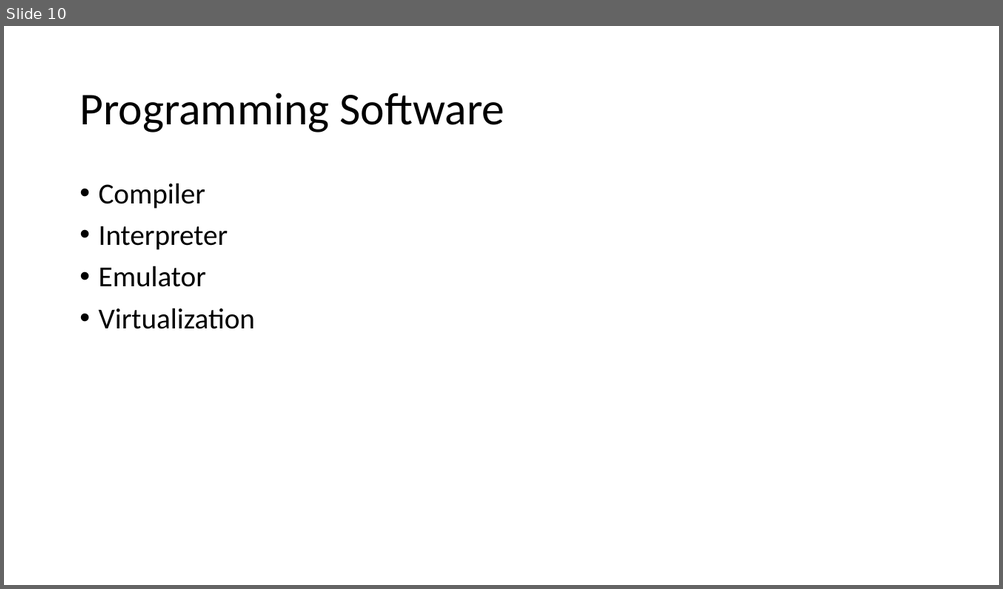
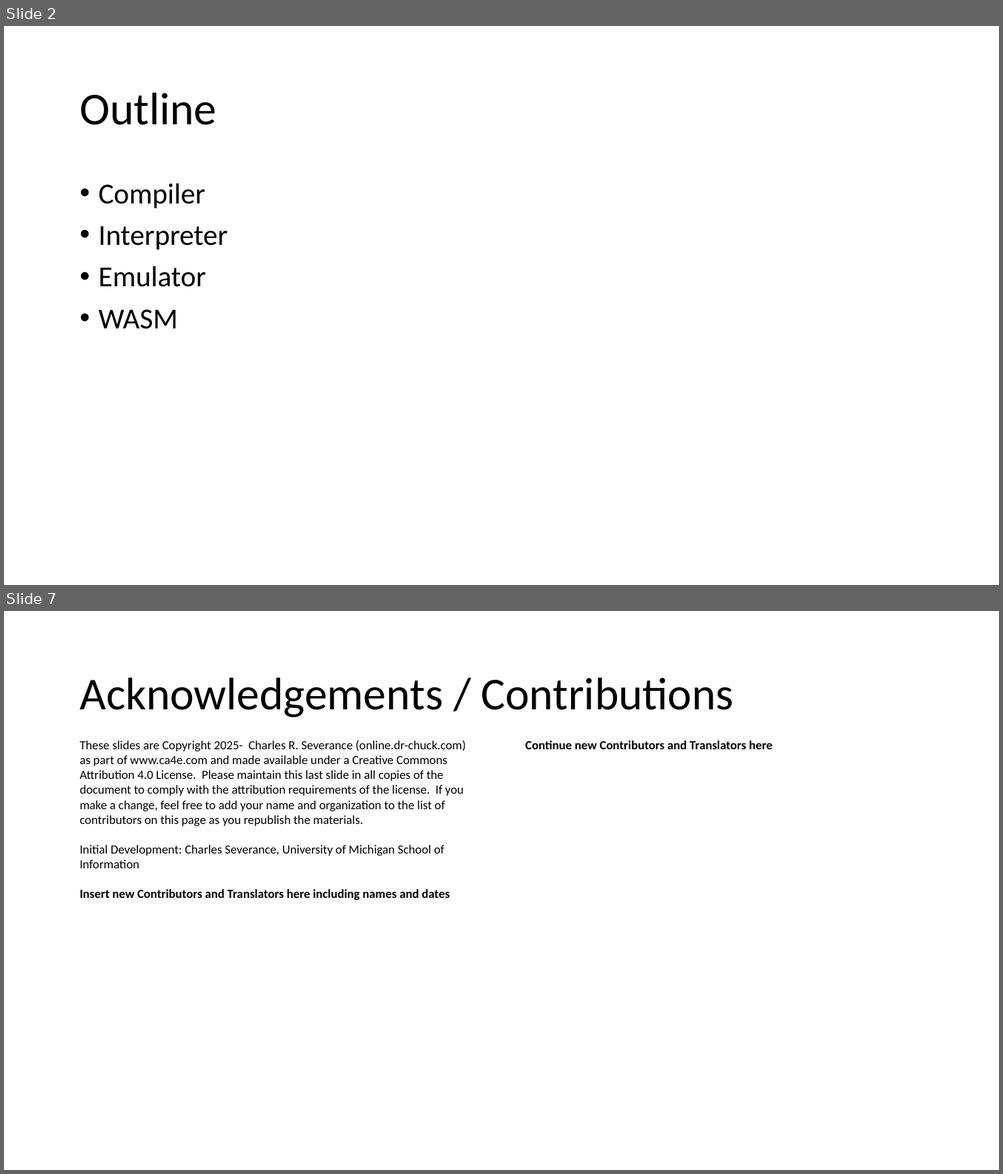
Before and after one commit to csev/ca4e, a slide deck: lectures/05-Software.pptx. Shown one above the other, each under a label of ours: slide 10 before the commit, slides 2 and 7 after it; the slides between them are not shown. The pictures are 1003x589 and 1003x1174 pixels, drawn with LibreOffice and Linux fonts; fonts in the diff are those of the drawing. Boxes give left, top, right and bottom in pixels: in the first picture for what was removed or moved away, otherwise in the second. Text is boxed around its words. In the diff, an @@ line names an element or a change of style, - is before the commit and + after.

```diff
--- a/lectures/05-Software.pptx
+++ b/lectures/05-Software.pptx
@@ slide 7 added at box(4, 611, 999, 1170), background #FFFFFF @@
@@ title added at box(79, 678, 734, 718), 44 pt, text #000000 @@
+Acknowledgements / Contributions
@@ text added at box(79, 741, 466, 900), 12 pt, text #000000 @@
+These slides are Copyright 2025- Charles R. Severance (online.dr-chuck.com) as part of www.ca4e.com and made available under a Creative Commons Attribution 4.0 License. Please maintain this last slide in all copies of the document to comply with the attribution requirements of the license. If you make a change, feel free to add your name and organization to the list of contributors on this page as you republish the materials.
+Initial Development: Charles Severance, University of Michigan School of Information
+Insert new Contributors and Translators here including names and dates
@@ text added at box(525, 741, 772, 749), 12 pt, text #000000, bold @@
+Continue new Contributors and Translators here
@@ what was slide 10 is now slide 2 @@
@@ slide 2 changed as well @@
@@ title at box(79, 93, 216, 125): text changed @@
-Programming Software
+Outline
@@ text at box(99, 309, 178, 329): text changed @@
-• Virtualization
+• WASM
```
Also in this commit, not shown: 2 other slides changed, 3 other slides added, 16 slides removed, 1 other file.
